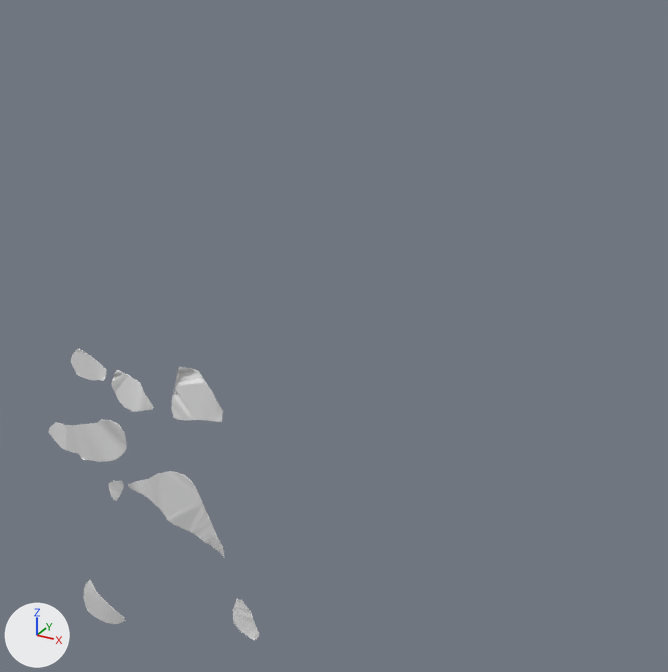
Two versions of the OBJ model exports/meshes/sill_diabasio_solido.obj, one commit apart.
Rendered twice from a camera (50 mm lens) standing at (610841.0, -25512.0, 7032972.0) and looking at (595927.0, 1604.0, 7019414.0). The axes (+X, +Y, +Z) are drawn at lower left. The lights are the same throughout. The first picture is the older version. Where no turn or scale is listed for an object, it has been applied to the vertices.

In view in the first picture: 'sill_diabasio_solido'.
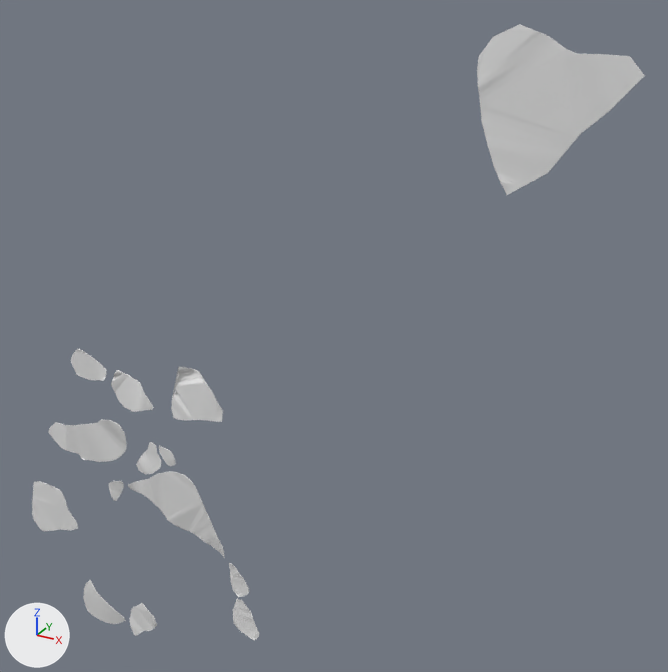
The change in detail:
me_sill_diabasio_solido is used by ob_sill_diabasio_solido; location (0.0, 0.0, 0.0).
me_sill_diabasio_solido had 2944 vertices, 6274 faces and spanned x 583040.0..593656.0, y -1011.0..-507.0, z 7003501.0..7018082.0.
me_sill_diabasio_solido now has 4928 vertices, 10504 faces and spans x 581293.0..606150.0, y -1027.0..-507.0, z 7003498.0..7030696.0.
me_sill_diabasio_solido part 1: a new loose piece of 696 vertices spanning x 601702.0..606150.0, y -884.0..-737.0, z 7026121.0..7030696.0.
me_sill_diabasio_solido part 2: a new loose piece of 450 vertices spanning x 581293.0..584089.0, y -731.0..-638.0, z 7007450.0..7010207.0.
me_sill_diabasio_solido part 3: a new loose piece of 272 vertices spanning x 586606.0..588145.0, y -749.0..-592.0, z 7003498.0..7005538.0.
me_sill_diabasio_solido part 4: a new loose piece of 228 vertices spanning x 588105.0..589431.0, y -923.0..-763.0, z 7012652.0..7014286.0.
me_sill_diabasio_solido part 5: a new loose piece of 202 vertices spanning x 592340.0..593273.0, y -779.0..-606.0, z 7007989.0..7009593.0.
me_sill_diabasio_solido part 6: a new loose piece of 136 vertices spanning x 589390.0..590260.0, y -1027.0..-888.0, z 7013465.0..7014282.0.

What differs and where, as boxes (x1, y1, x2, y2) in the pictures (668 x 672 px):
'sill_diabasio_solido', reshaped (190% wider, 111% taller)
    before: (48, 349, 259, 640)
    after: (32, 24, 645, 640)
part 1 of me_sill_diabasio_solido, added
    after: (477, 24, 645, 195)
part 2 of me_sill_diabasio_solido, added
    after: (32, 481, 78, 531)
part 3 of me_sill_diabasio_solido, added
    after: (129, 603, 157, 636)
part 4 of me_sill_diabasio_solido, added
    after: (136, 442, 161, 474)
part 5 of me_sill_diabasio_solido, added
    after: (229, 563, 249, 597)
part 6 of me_sill_diabasio_solido, added
    after: (159, 446, 176, 466)
